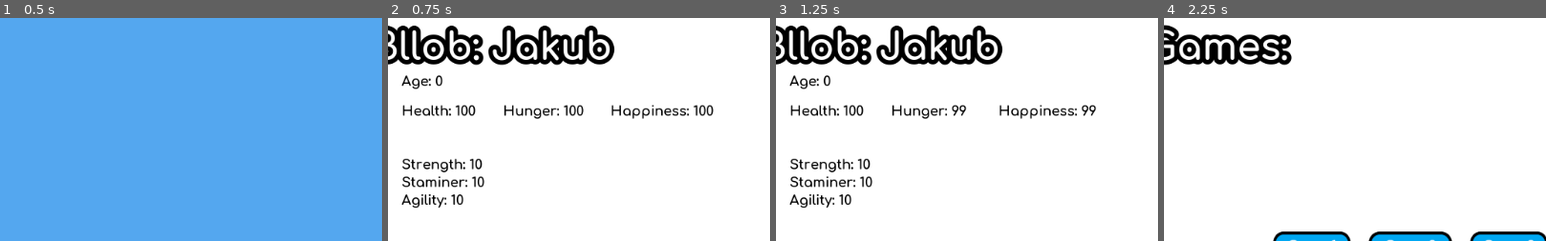
Above: before the commit, frames 1-4 (left to right).
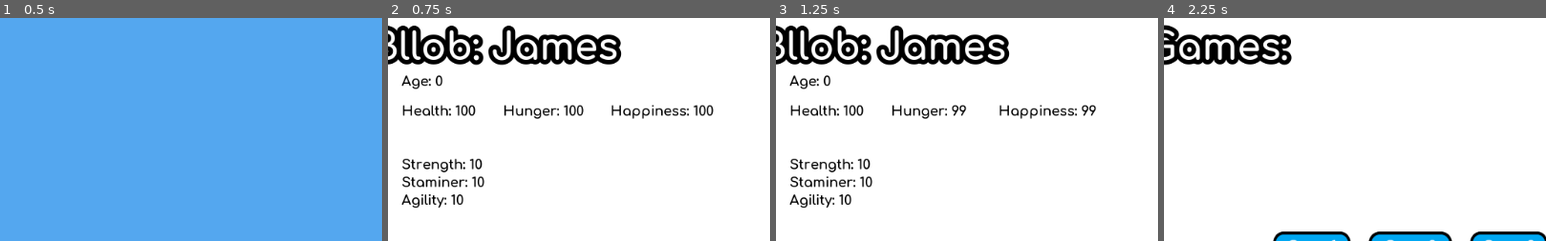
Above: after the commit, the same moments.

Repository: Elephant34/Bllob
Game: Godot game, scene res://scenes/bllob/main.tscn
Two runs of this game, one before a commit and one after it. Both use one fixed random seed, a clock stepped at 60 frames per second and the inputs below.
Inputs (mouse positions are % of the whole screen's width and height, from its top left):
- Up to frame 1 (0.5 s): no input
- Up to frame 2 (0.75 s): tap Enter at 0.5 s; move the mouse to (78, 89) at 0.52 s; click (78, 89) at 0.67 s
- Up to frame 3 (1.25 s): no input
- Up to frame 4 (2.25 s): click (82, 17) at 1.25 s; click (48, 5) at 2 s
The pictures show only the part of the screen within x 18-68%, y 14-64%; the shares and areas given below are measured in that part.

Frame 1 is identical in both runs. In frame 2, 2.0% of the frame differs, in the area x 39-62%, y 3-22%; in frame 3, 2.0%; in frame 4, nothing differs.

Commit message:
Added name numberisation to have many bllobs without duplicates
Need to make names random not just follow list- randomise list?

Diff:
--- a/scenes/bllob/main.gd
+++ b/scenes/bllob/main.gd
@@ -234,10 +234,30 @@
 	Generates a new bllob name and checks for duplication
 	"""
 
-	# TODO:
-	# Check for duplication
-
-	return name_list[randi()%name_list.size()]
+	var temp_name = null
+
+	for _name in name_list:
+		if not(_name in bllob_data.keys()):
+			temp_name = _name
+			break
+
+	if not temp_name:
+		var index = randi()%name_list.size()
+		var count = 1
+		while true:
+			temp_name = name_list[index] + "#%s" % count
+
+			if temp_name in bllob_data.keys():
+				index += 1
+				if index == name_list.size():
+					index = 0
+					count += 1
+			else:
+				break
+
+	print(temp_name)
+
+	return temp_name
 
 
 func new_bllob_position():
